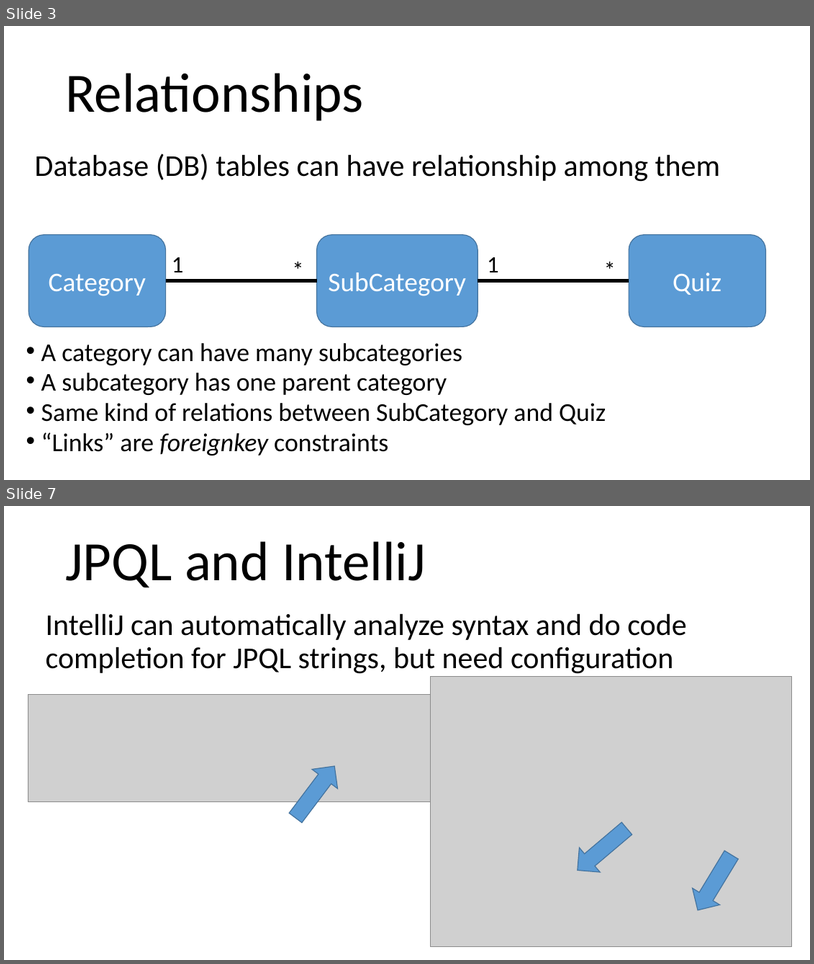
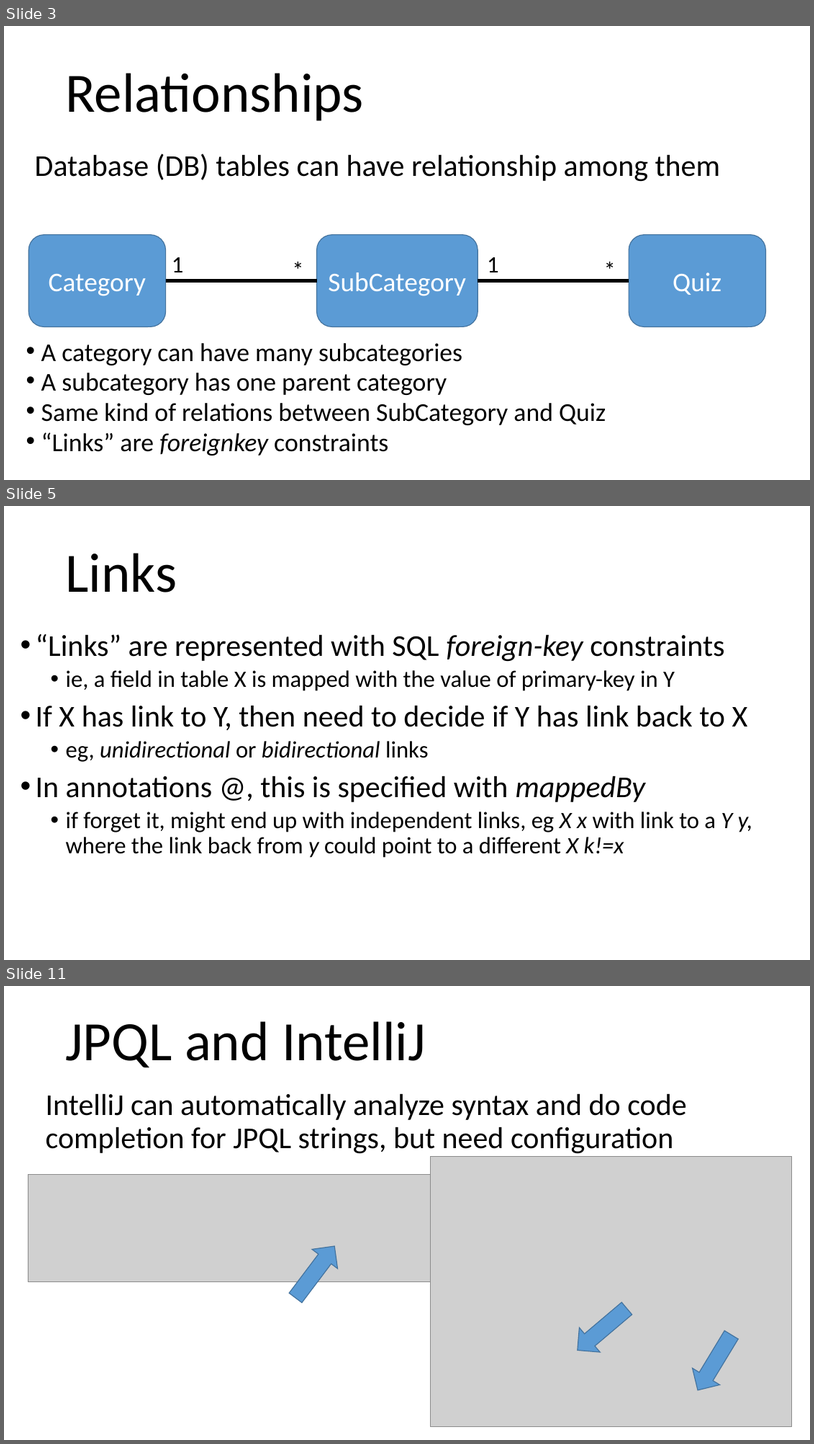
Before and after one commit to arcuri82/testing_security_development_enterprise_systems, a slide deck: doc/intro/slides/lesson_02_jpa.pptx. Shown one above the other, each under a label of ours: slides 3 and 7 before the commit, slides 3, 5 and 11 after it; the slides between them are not shown. The pictures are 814x964 and 814x1444 pixels, drawn with LibreOffice and Linux fonts; fonts in the diff are those of the drawing; grey boxes stand for pictures. Boxes give left, top, right and bottom in pixels: in the first picture for what was removed or moved away, otherwise in the second. Text is boxed around its words. In the diff, an @@ line names an element or a change of style, - is before the commit and + after.

```diff
--- a/doc/intro/slides/lesson_02_jpa.pptx
+++ b/doc/intro/slides/lesson_02_jpa.pptx
@@ slide 5 added at [4, 506, 810, 960], background #FFFFFF @@
@@ title added at [65, 553, 177, 592], 66 pt, text #000000 @@
+Links
@@ text added at [36, 634, 754, 857], 28 pt, text #000000 @@
+• “Links” are represented with SQL foreign-key constraints
+  • ie, a field in table X is mapped with the value of primary-key in Y
+• If X has link to Y, then need to decide if Y has link back to X
+  • eg, unidirectional or bidirectional links
+• In annotations @, this is specified with mappedBy
+  • if forget it, might end up with independent links, eg X x with link to a Y y, where the link back from y could point to a different X k!=x
@@ what was slide 7 is now slide 11 @@
```
Also in this commit, not shown: 3 slides changed, 3 other slides added, 1 other file.
